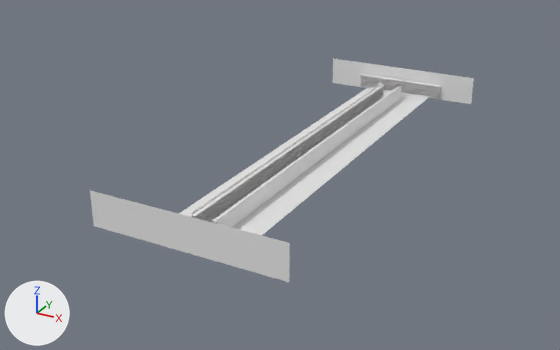
A saved change to the COLLADA model MotionTester/shop.dae.
One viewpoint serves both versions: a 50 mm lens placed at (39.2, -80.9, 36.2), pointed at (-3.7, -2.9, -2.8). Arrows for +X, +Y and +Z are at lower left; the lights stay in place. Where no turn or scale is listed for an object, it has been applied to the vertices.

The older version as bpy lines, for what is in view:
```python
me_floor = bpy.data.meshes.new('Floor')
me_floor.from_pydata(...)  # 4 vertices, 2 faces; spans x -1.0..1.0, y -1.0..1.0, z 0.0
# before: 0 (-1.0, -1.0, 0.0), 1 (1.0, -1.0, 0.0), 2 (1.0, 1.0, 0.0) at pixel (429, 96), 3 (-1.0, 1.0, 0.0) at pixel (367, 87)
me_shelf = bpy.data.meshes.new('Shelf')
me_shelf.from_pydata(...)  # 150 vertices, 274 faces; spans x -0.3..0.2, y -25.0..25.0, z 0.0..2.0
me_shelf_2 = bpy.data.meshes.new('Shelf_2')
me_shelf_2.from_pydata(...)  # 150 vertices, 274 faces; spans x -1.2..0.9, y -25.0..25.0, z -1.1..78.9
me_shelf_4 = bpy.data.meshes.new('Shelf_4')
me_shelf_4.from_pydata(...)  # 150 vertices, 274 faces; spans x -1.2..0.9, y -25.0..25.0, z -1.1..78.9
me_wall = bpy.data.meshes.new('Wall')
me_wall.from_pydata([(-1.0, -1.0, 0.0), (1.0, -1.0, 0.0), (1.0, 1.0, 0.0), (-1.0, 1.0, 0.0)], [], [(0, 1, 2), (0, 2, 3)])
me_wall_002 = bpy.data.meshes.new('Wall_002')
me_wall_002.from_pydata([(-11.3, 0.0, -2.0), (-11.3, 0.0, 2.0), (11.3, 0.0, 2.0), (11.3, 0.0, -2.0)], [], [(0, 1, 2), (0, 2, 3)])
ob_floor = bpy.data.objects.new('Floor', me_floor)
ob_floor.location = (0.0, 0.0, 0.0)
ob_floor.scale = (5.0, 28.0, 1.0)
ob_shelf = bpy.data.objects.new('Shelf', me_shelf)
ob_shelf.location = (-1.24, 0.0, 0.05)
ob_shelf_2 = bpy.data.objects.new('Shelf_2', me_shelf_2)
ob_shelf_2.location = (1.24, 0.0, 0.05)
ob_shelf_2.scale = (-0.25, 1.0, 0.025)
ob_shelf_4 = bpy.data.objects.new('Shelf_4', me_shelf_4)
ob_shelf_4.location = (0.01, 28.04, 0.05)
ob_shelf_4.rotation_euler = (0.0, 0.0, -1.571)  # degrees (0, 0, -90)
ob_shelf_4.scale = (0.25, -0.26, 0.025)
ob_wall = bpy.data.objects.new('Wall', me_wall)
ob_wall.location = (0.0, 28.4, 1.7)
ob_wall.rotation_euler = (1.571, 0.0, 0.0)  # degrees (90, 0, 0)
ob_wall.scale = (11.3, 2.0, 1.0)
ob_wall_002 = bpy.data.objects.new('Wall_002', me_wall_002)
ob_wall_002.location = (0.0, -28.36, 1.7)
```
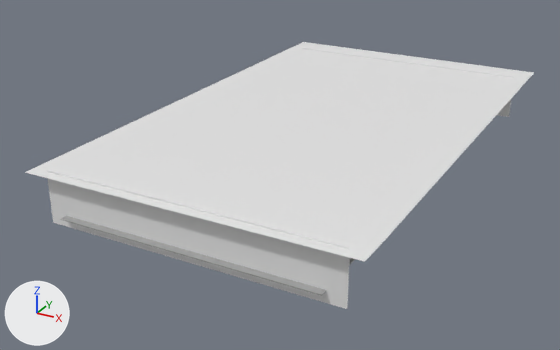
What differs and where, as boxes (x1, y1, x2, y2) in the pictures (560 x 350 px):
```json
{"object": "Ceiling", "change": "added", "after": [25, 42, 534, 262]}
{"object": "Wall_2", "change": "added", "after": [47, 170, 350, 309]}
{"object": "Wall_002", "change": "deleted", "before": [90, 190, 290, 282]}
{"object": "Floor", "change": "reshaped, rescaled", "before": [179, 88, 429, 235], "after": [61, 216, 355, 296]}
{"object": "Shelf", "change": "recoloured", "before": [191, 83, 385, 222], "after": [191, 83, 385, 222]}
{"object": "Wall", "change": "rescaled", "before": [332, 58, 474, 104], "after": [302, 48, 514, 117], "on screen": "49% wider, 49% taller"}
{"part": 1, "of": "me_floor", "change": "added", "after": [61, 219, 355, 296]}
{"part": 2, "of": "me_floor", "change": "recoloured", "before": [179, 88, 429, 235], "after": [62, 216, 354, 295]}
{"part": 3, "of": "me_shelf_2", "change": "recoloured", "before": [213, 86, 401, 228]}
{"object": "Shelf_4", "change": "unchanged, covered by the edit", "before": [359, 73, 441, 99]}
```

Scene script edits in JSON lines:
```json
{"op": "add", "block": "mat_shelf", "code": ["mat_shelf = principled_material('Shelf')", "mat_shelf.base_color = (0.367, 0.367, 0.367)  # grey #a3a3a3", "mat_shelf.roughness = 0.44"]}
{"op": "add", "block": "mat_floor", "code": ["mat_floor = principled_material('Floor')", "mat_floor.base_color = (0.367, 0.367, 0.367)  # grey #a3a3a3", "mat_floor.roughness = 0.44"]}
{"block": "me_floor", "where": "# used by ob_floor; location = (0.0, 0.0, 0.0); scale = (5.0, 28.0, 1.0)"}
{"block": "me_floor", "where": "# verts and faces of me_floor; kept vertices keep their numbers, new ones are numbered from 4"}
{"op": "remove", "block": "me_floor", "code": "me_floor.from_pydata(...)  # 4 vertices, 2 faces; spans x -1.0..1.0, y -1.0..1.0, z 0.0"}
{"op": "add", "block": "me_floor", "code": "me_floor.from_pydata(...)  # 8 vertices, 12 faces; spans x -1.0..1.0, y -1.0..1.0, z -0.1..0.0"}
{"block": "me_floor", "change": "me_floor part 1"}
{"op": "add", "block": "me_floor", "code": "for new, old in zip([*range(4, 8)], [*range(0, 4)]): verts[new] = verts[old] + (0.0, 0.0, -0.1)"}
{"op": "add", "block": "me_floor", "code": "faces += [(1, 5, 6), (1, 6, 2), (4, 7, 6), (4, 6, 5), (3, 7, 4), (0, 3, 4)]"}
{"op": "add", "block": "me_floor", "code": "faces += [(2, 6, 7), (2, 7, 3), (0, 4, 5), (0, 5, 1)]"}
{"block": "me_floor", "change": "me_floor part 2: 2 faces spanning x -1.0..1.0, y -1.0..1.0, z 0.0 switch from no material to mat_floor (grey #a3a3a3)"}
{"block": "me_shelf", "where": "me_shelf.from_pydata(...)  # 150 vertices, 274 faces; spans x -0.3..0.2, y -25.0..25.0, z 0.0..2.0"}
{"op": "add", "block": "me_shelf", "code": "me_shelf.materials.append(mat_shelf)  # grey #a3a3a3"}
{"block": "me_shelf_2", "where": "me_shelf_2.from_pydata(...)  # 150 vertices, 274 faces; spans x -1.2..0.9, y -25.0..25.0, z -1.1..78.9"}
{"block": "me_shelf_2", "where": "# used by ob_shelf_2; location = (1.24, 0.0, 0.05); scale = (-0.25, 1.0, 0.025)"}
{"block": "me_shelf_2", "change": "me_shelf_2 part 3: 274 faces spanning x -1.2..0.9, y -25.0..25.0, z -1.1..78.9 switch from no material to mat_shelf (grey #a3a3a3)"}
{"op": "add", "block": "me_wall_2", "code": ["me_wall_2 = bpy.data.meshes.new('Wall_2')", "me_wall_2.from_pydata([(-16.9, 0.0, -3.0), (16.9, 0.0, -3.0), (16.9, 0.0, 3.0), (-16.9, 0.0, 3.0), (-16.9, 0.1, -3.0), (-16.9, 0.1, 3.0), (16.9, 0.1, 3.0), (16.9, 0.1, -3.0)], [], [(0, 1, 2), (0, 2, 3), (4, 5, 6), (4, 6, 7), (2, 1, 7), (2, 7, 6), (0, 3, 5), (0, 5, 4), (3, 2, 6), (3, 6, 5), (1, 0, 4), (1, 4, 7)])"]}
{"op": "add", "block": "me_ceiling", "code": ["me_ceiling = bpy.data.meshes.new('Ceiling')", "me_ceiling.from_pydata([(-18.8, -29.5, 0.0), (-18.8, 29.5, 0.0), (18.8, 29.5, 0.0), (18.8, -29.5, 0.0), (-18.7, -26.6, 0.1), (18.9, -26.6, 0.1), (18.9, 32.5, 0.1), (-18.7, 32.5, 0.1)], [], [(0, 1, 2), (0, 2, 3), (4, 5, 6), (4, 6, 7), (2, 1, 7), (2, 7, 6), (0, 3, 5), (0, 5, 4), (3, 2, 6), (3, 6, 5), (1, 0, 4), (1, 4, 7)])"]}
{"op": "set", "path": "ob_floor.scale", "old": "(5.0, 28.0, 1.0)", "new": "(14.9, 29.2, 1.04)"}
{"op": "set", "path": "ob_wall.scale", "old": "(11.3, 2.0, 1.0)", "new": "(16.9, 3.0, 1.5)"}
{"op": "remove", "block": "ob_wall_002", "code": ["ob_wall_002 = bpy.data.objects.new('Wall_002', me_wall_002)", "ob_wall_002.location = (0.0, -28.36, 1.7)"]}
{"op": "add", "block": "ob_wall_2", "code": ["ob_wall_2 = bpy.data.objects.new('Wall_2', me_wall_2)", "ob_wall_2.location = (0.0, -28.36, 1.7)"]}
{"op": "add", "block": "ob_ceiling", "code": ["ob_ceiling = bpy.data.objects.new('Ceiling', me_ceiling)", "ob_ceiling.location = (0.0, 0.0, 4.51)"]}
```
